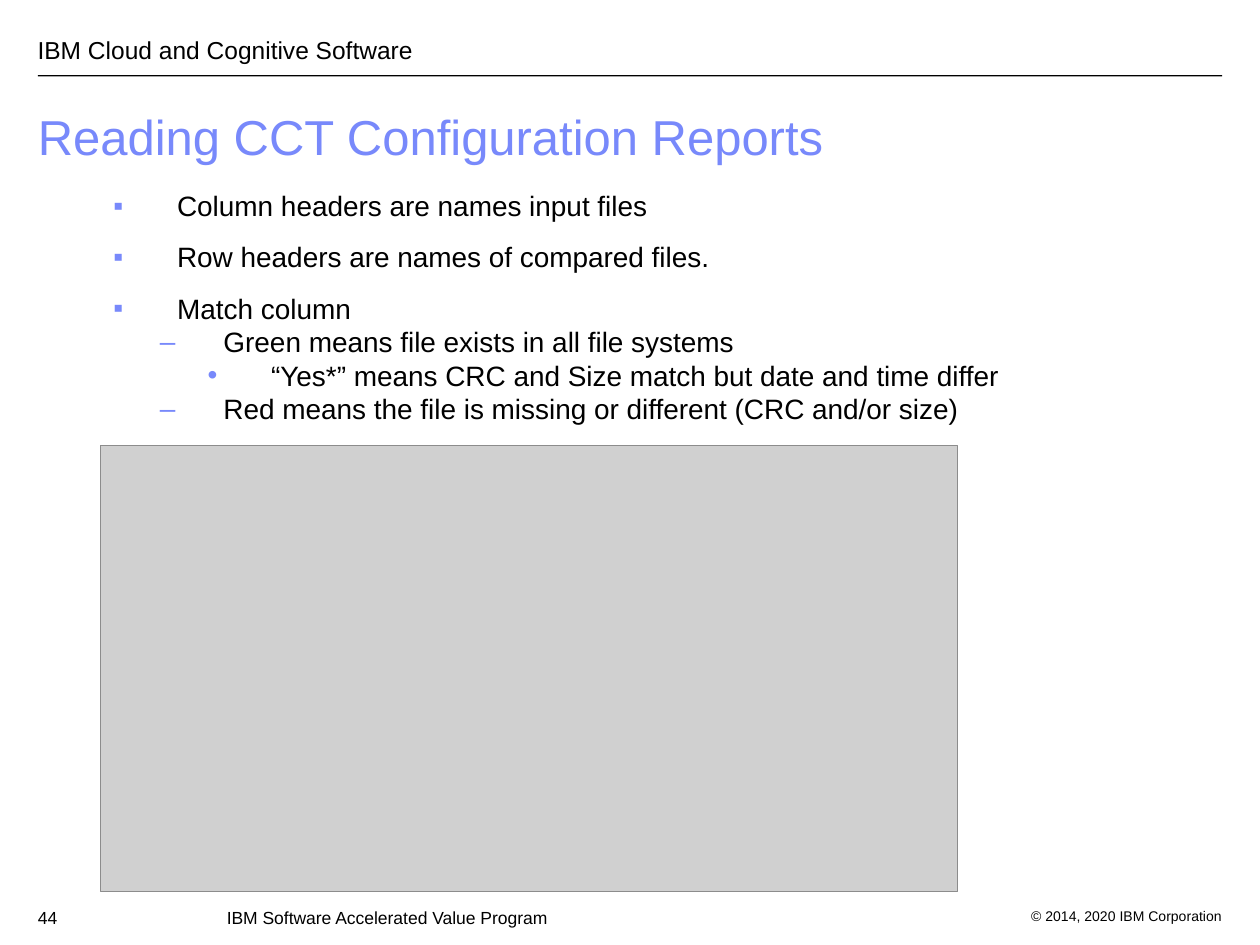
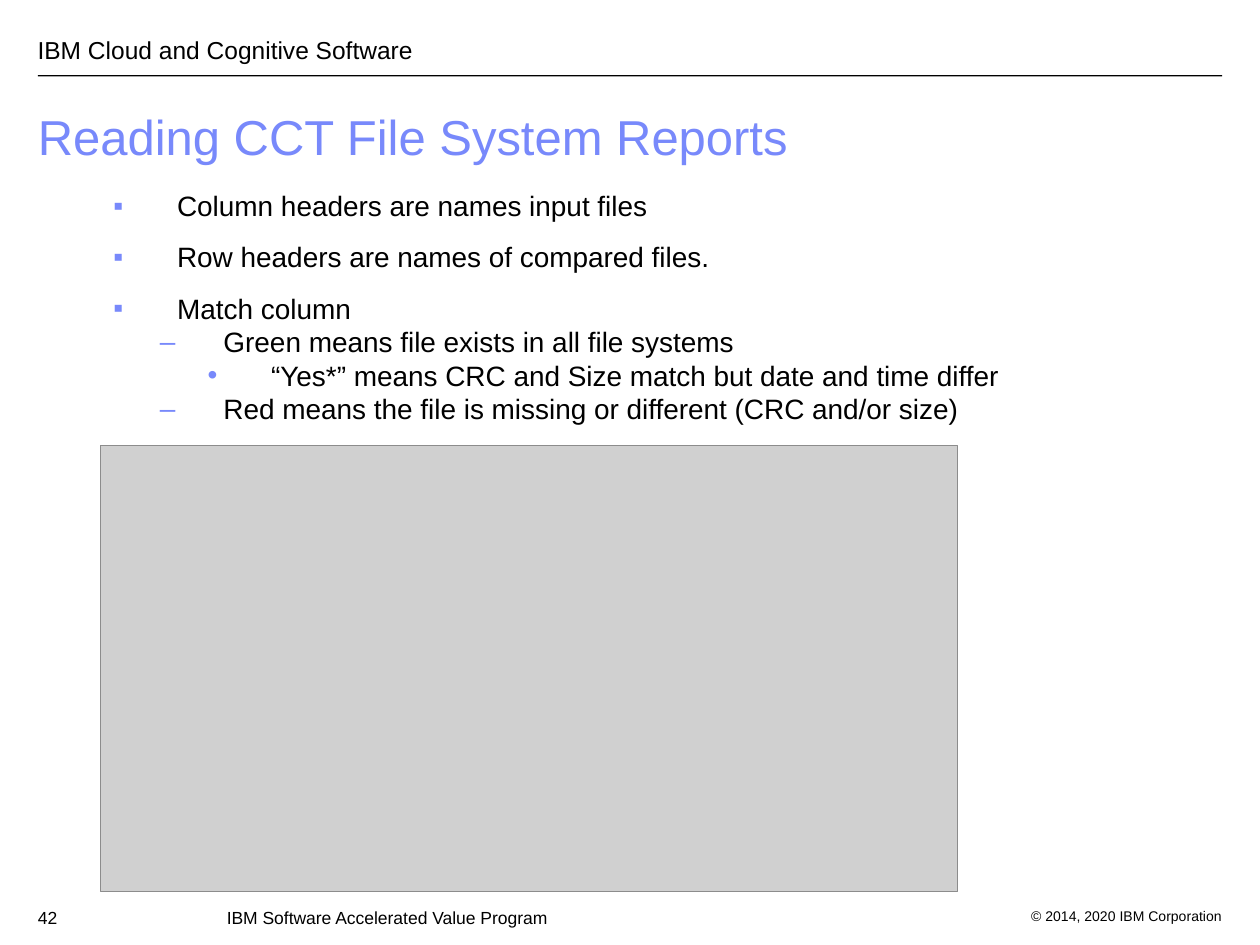
Before and after one commit to IBM/websphere-cct, a slide deck: slide 42 of WASConfigurationComparisonTool.ppt (slide 44 before the commit). Drawn at 1260x945 pixels with LibreOffice and Linux fonts; fonts in the diff are those of the drawing; grey boxes stand for pictures; background and template pictures are left out. Boxes give left, top, right and bottom in pixels: in the first picture for what was removed or moved away, otherwise in the second. Text is boxed around its words. In the diff, an @@ line names an element or a change of style, - is before the commit and + after.

```diff
--- a/WASConfigurationComparisonTool.ppt
+++ b/WASConfigurationComparisonTool.ppt
@@ title at [38,119,787,165]: text changed @@
-Reading CCT Configuration Reports
+Reading CCT File System Reports
@@ page number at [38,911,57,924]: text changed @@
-44
+42
```
Also in this commit, not shown: 4 other slides changed, 1 slide added, 1 other file.
